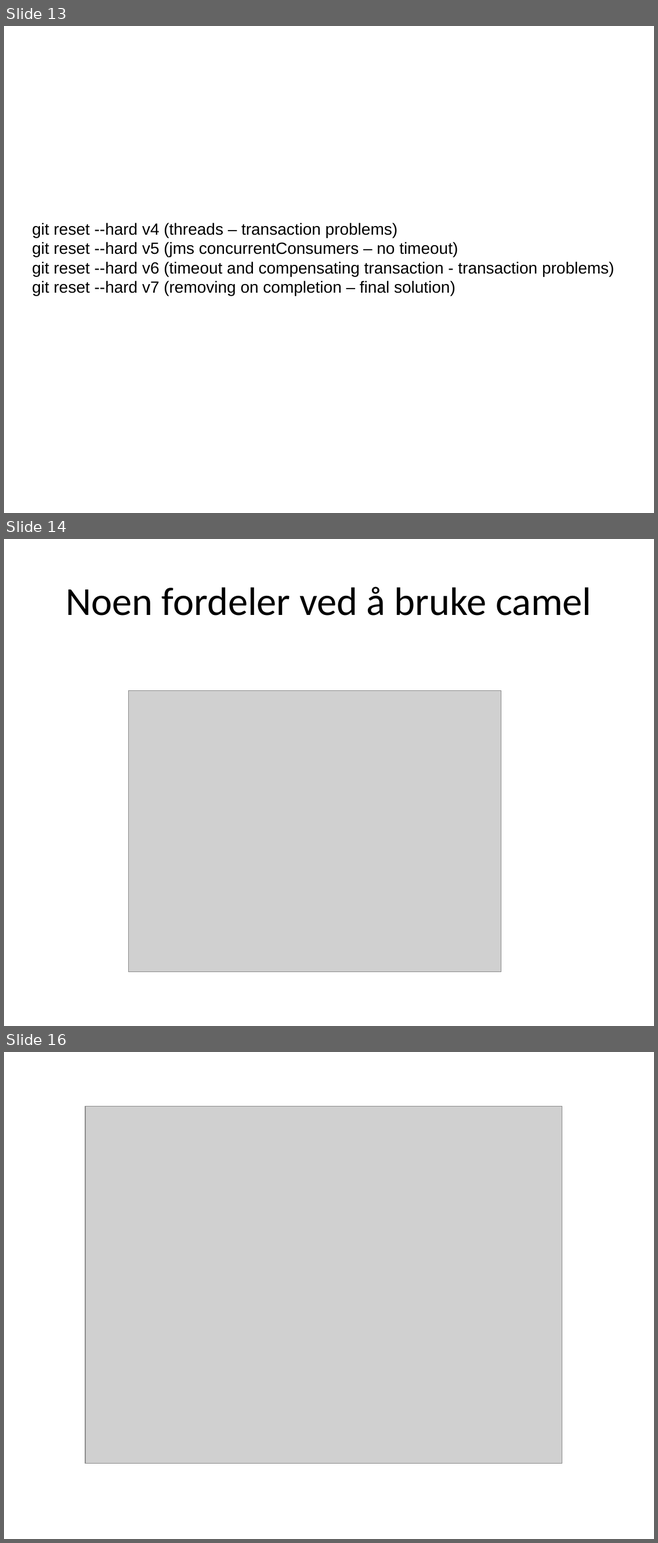
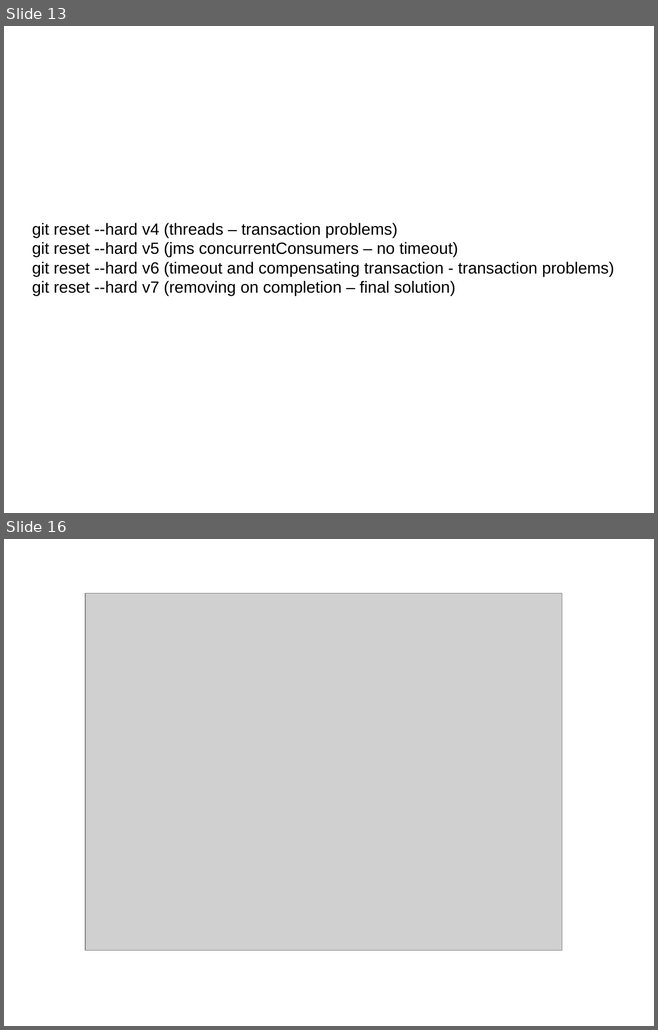
Before and after one commit to runepeter/camel-stuff, a slide deck: camel-spotting.pptx. Shown one above the other, each under a label of ours: slides 13, 14 and 16 before the commit, slides 13 and 16 after it; the slides between them are not shown. The pictures are 658x1543 and 658x1030 pixels, drawn with LibreOffice and Linux fonts; fonts in the diff are those of the drawing; grey boxes stand for pictures. Boxes give left, top, right and bottom in pixels: in the first picture for what was removed or moved away, otherwise in the second. Text is boxed around its words. In the diff, an @@ line names an element or a change of style, - is before the commit and + after.

```diff
--- a/camel-spotting.pptx
+++ b/camel-spotting.pptx
@@ slide 14 removed at box(4, 539, 654, 1026), background #FFFFFF @@
@@ title removed at box(65, 587, 591, 616) @@
-Noen fordeler ved å bruke camel
@@ picture removed at box(129, 690, 501, 972) @@
```
Also in this commit, not shown: 2 slides changed, 4 slides added, 1 other slide removed.
